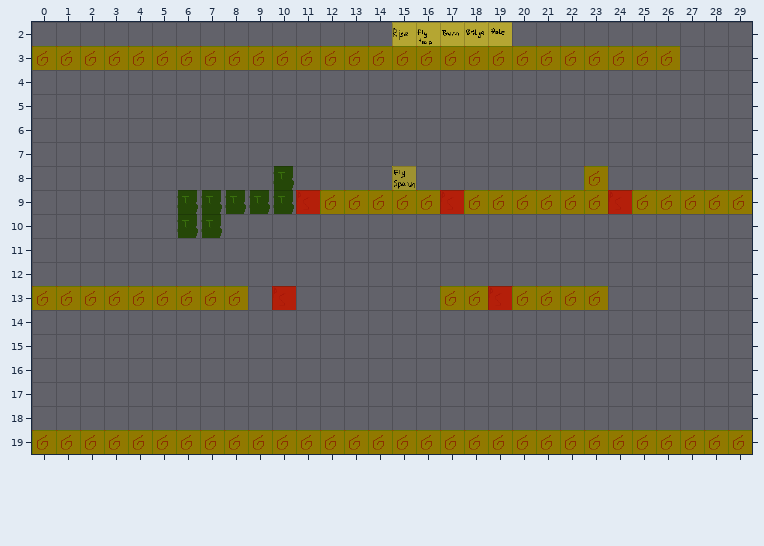
A Tiled map (JSON) gets an edit: res/level/test.json. Above, as it was before the edit.
Cells are 32x32 px. Shown: x 0..29, y 2..19.
Now the later version:
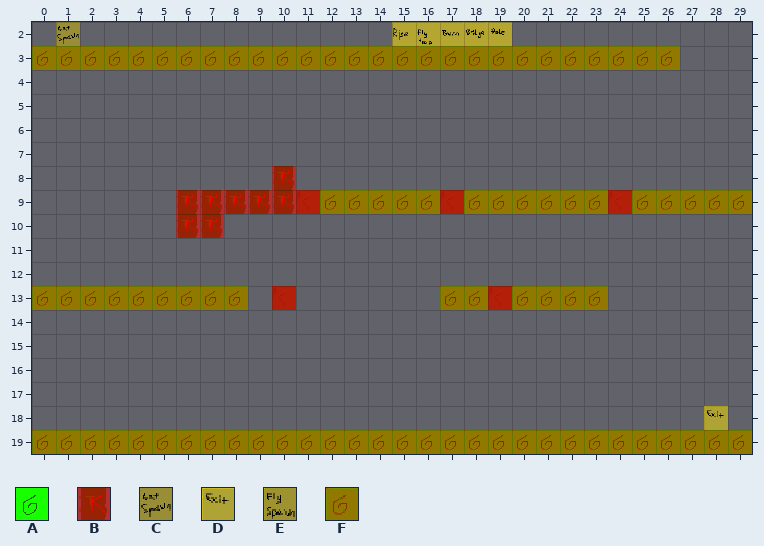
Key: from "tileset": A 0, B 379, C 391, D 392, E 393, F 399.
_ is an empty cell, . an unchanged one.
See-through tiles are keyed as they look on the map.
What changed:
--- layer "level"
@@ x 23..23 @@
- 8 A
+ 8 _
--- layer "spawns"
@@ x 1..1 @@
- 2 _
+ 2 C
@@ x 15..15 @@
- 8 E
+ 8 _
@@ x 28..28 @@
-18 _
+18 D
--- layer "collision"
@@ x 6..23 @@
- 8 ...._............F
- 9 _____.............
-10 __................
+ 8 ....B............_
+ 9 BBBBB.............
+10 BB................
Boxes around the changes in both pictures, in picture pixels (x1, y1, x2, y2):
added: (56, 22, 80, 46)
added: (176, 166, 296, 238)
removed: (392, 166, 416, 190)
removed: (584, 166, 608, 190)
added: (704, 406, 728, 430)
